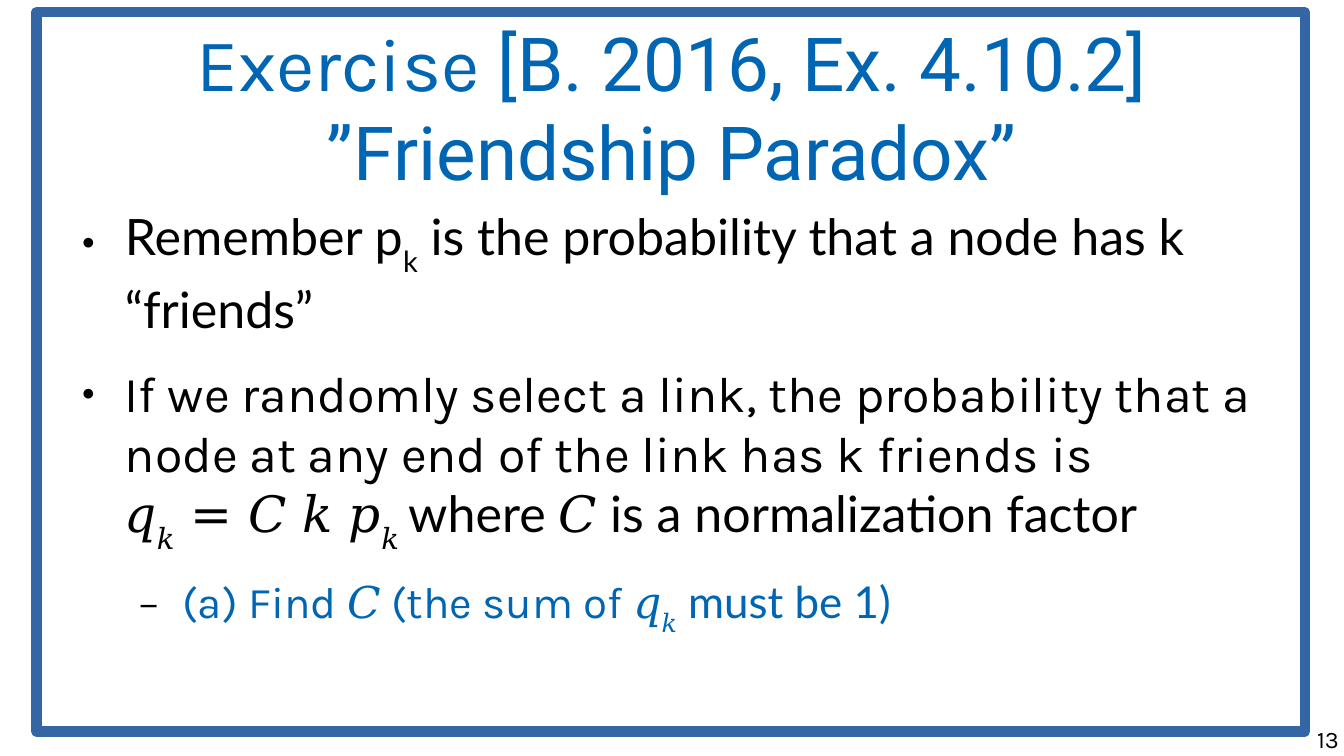
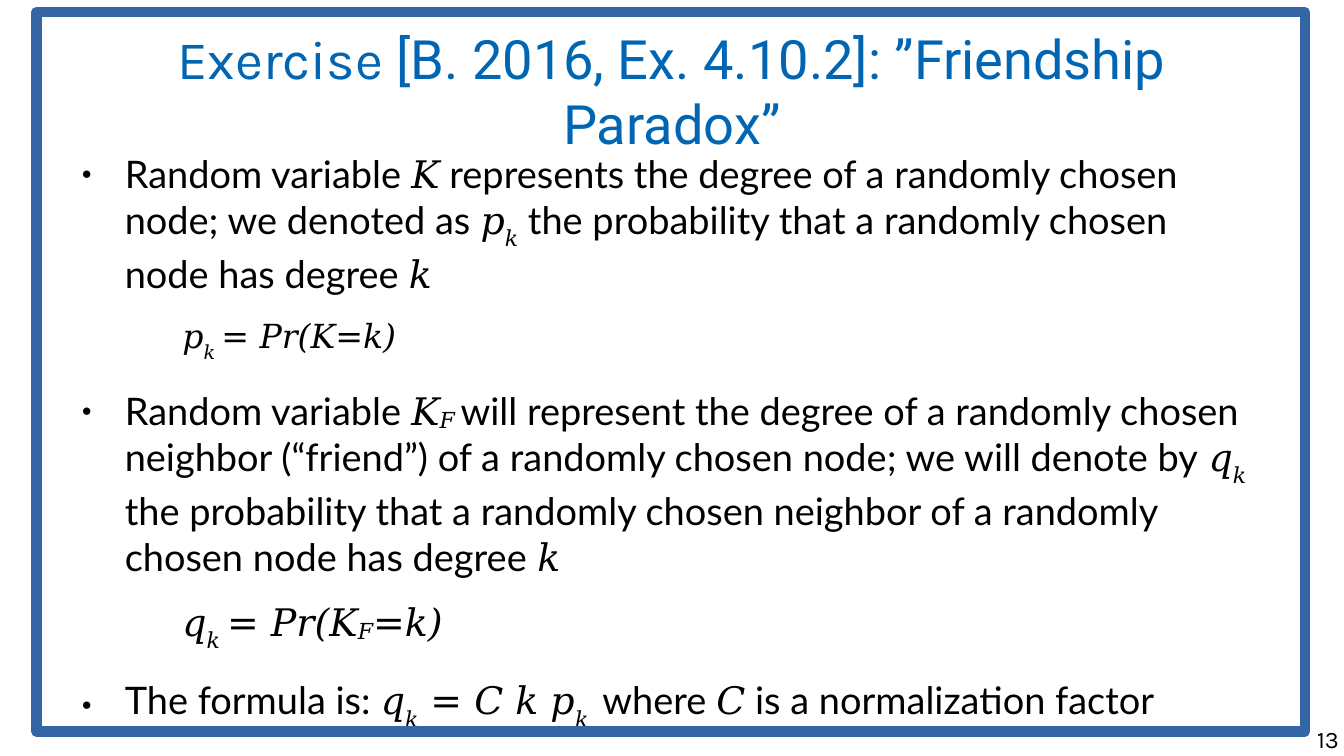
Before and after one commit to chatox/networks-science-course, a slide deck: slide 13 of theory/odp/tt15-friendship_paradox.odp. Drawn at 1344x756 pixels with LibreOffice and Linux fonts; fonts in the diff are those of the drawing. Boxes give left, top, right and bottom in pixels: in the first picture for what was removed or moved away, otherwise in the second. Text is boxed around its words. In the diff, an @@ line names an element or a change of style, - is before the commit and + after.

```diff
--- a/theory/odp/tt15-friendship_paradox.odp
+++ b/theory/odp/tt15-friendship_paradox.odp
@@ title at (177,35,1166,145): text changed; size 44 to 32 pt @@
-Exercise [B. 2016, Ex. 4.10.2]
-”Friendship Paradox”
+Exercise [B. 2016, Ex. 4.10.2]: ”Friendship Paradox”
@@ text at (125,160,1238,715): text changed; size 29.6 to 22.4 pt; font Karla to Lato @@
-● Remember pk is the probability that a node has k “friends”
-● If we randomly select a link, the probability that a node at any end of the link has k friends is
-  qk = C k pk where C is a normalization factor
-  − (a) Find C (the sum of qk must be 1)
+● Random variable K represents the degree of a randomly chosen node; we denoted as pk the probability that a randomly chosen node has degree k
+  pk = Pr(K=k)
+● Random variable KF will represent the degree of a randomly chosen neighbor (“friend”) of a randomly chosen node; we will denote by qk the probability that a randomly chosen neighbor of a randomly chosen node has degree k
+  qk = Pr(KF=k)
+● The formula is: qk = C k pk where C is a normalization factor
+  (a) Find C (hint: sum of qk must be 1)
```
Also in this commit, not shown: 6 other slides changed, 1 slide added, 1 other file.
